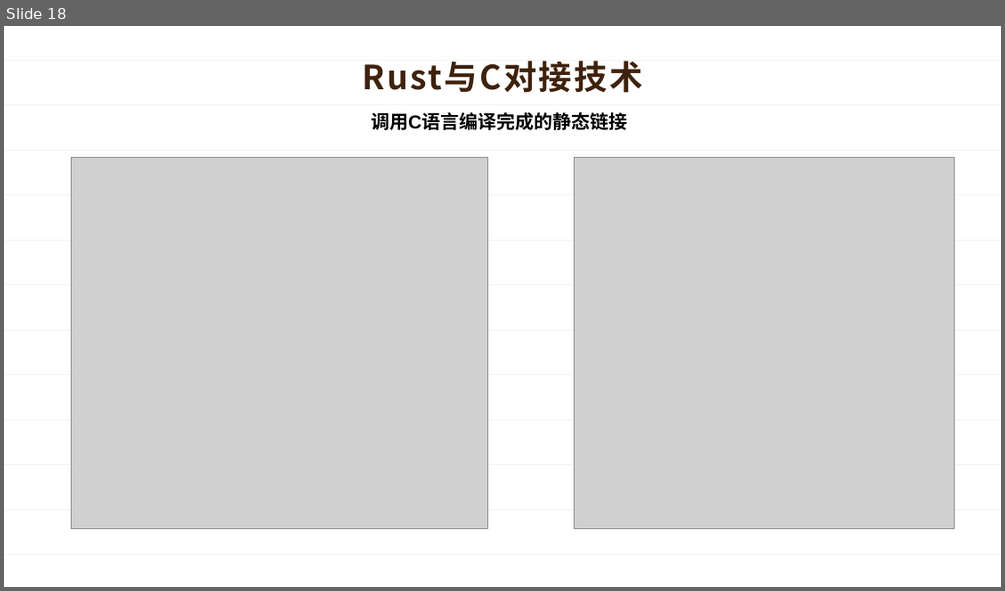
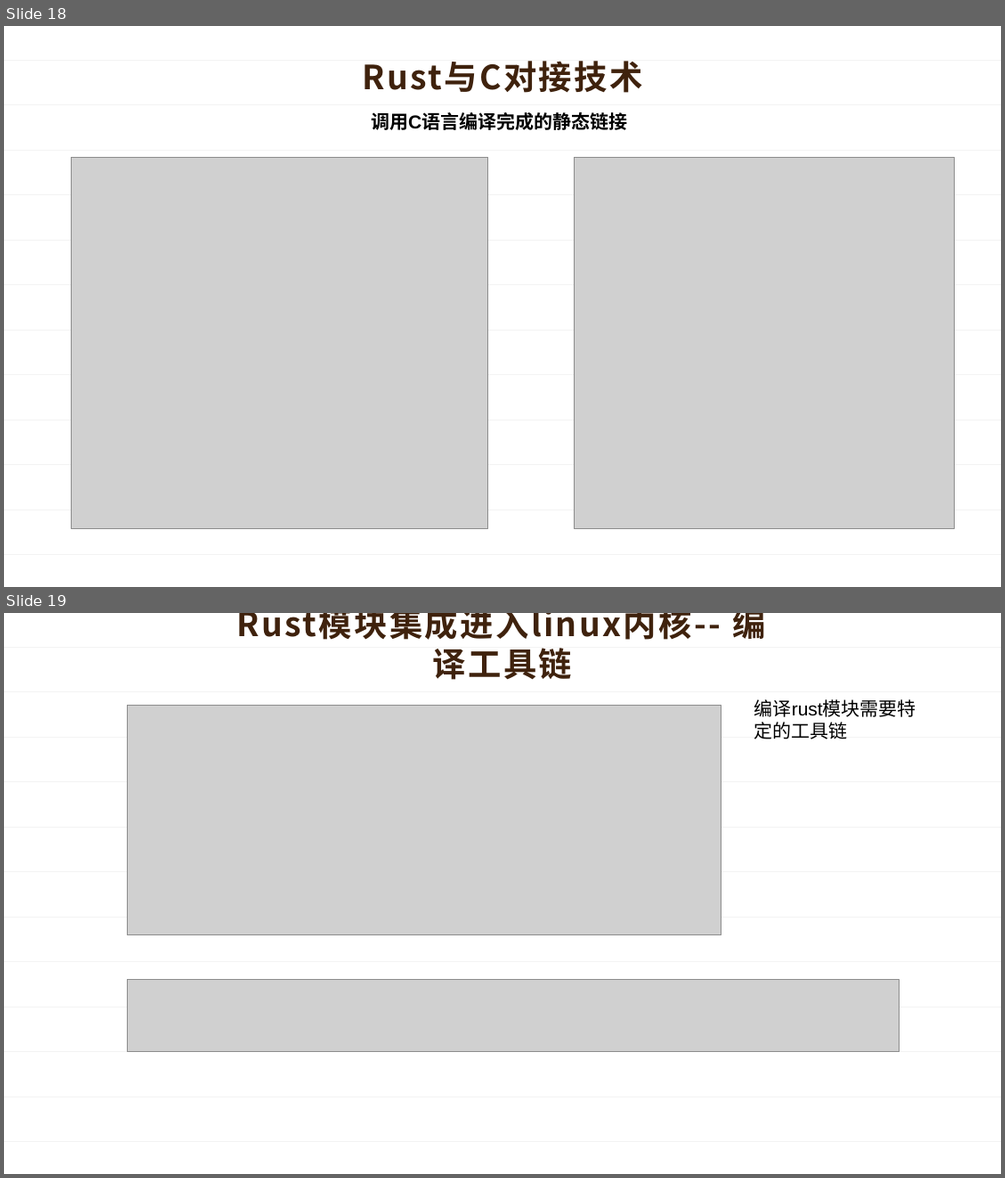
Before and after one commit to OSH-2024/mkdir, a slide deck: Interim_Report/interim_report.pptx. Shown one above the other, each under a label of ours: slide 18 before the commit, slides 18 and 19 after it. The pictures are 1005x591 and 1005x1178 pixels, drawn with LibreOffice and Linux fonts; fonts in the diff are those of the drawing; grey boxes stand for pictures. Boxes give left, top, right and bottom in pixels: in the first picture for what was removed or moved away, otherwise in the second. Text is boxed around its words. In the diff, an @@ line names an element or a change of style, - is before the commit and + after.

```diff
--- a/Interim_Report/interim_report.pptx
+++ b/Interim_Report/interim_report.pptx
@@ slide 19 added at box(4, 613, 1001, 1174), background #FFFFFF; not listed: 12 template elements that a slide beside it also shows @@
@@ title added at box(237, 613, 765, 680), 32 pt, text #3F220D, bold @@
+Rust模块集成进入linux内核-- 编译工具链
@@ picture added at box(128, 705, 721, 934) @@
@@ text added at box(754, 699, 916, 717), 18 pt, text #000000 @@
+编译rust模块需要特定的工具链
@@ picture added at box(128, 980, 899, 1052) @@
```
Also in this commit, not shown: 1 slide changed, 6 other slides added, 1 other file.
